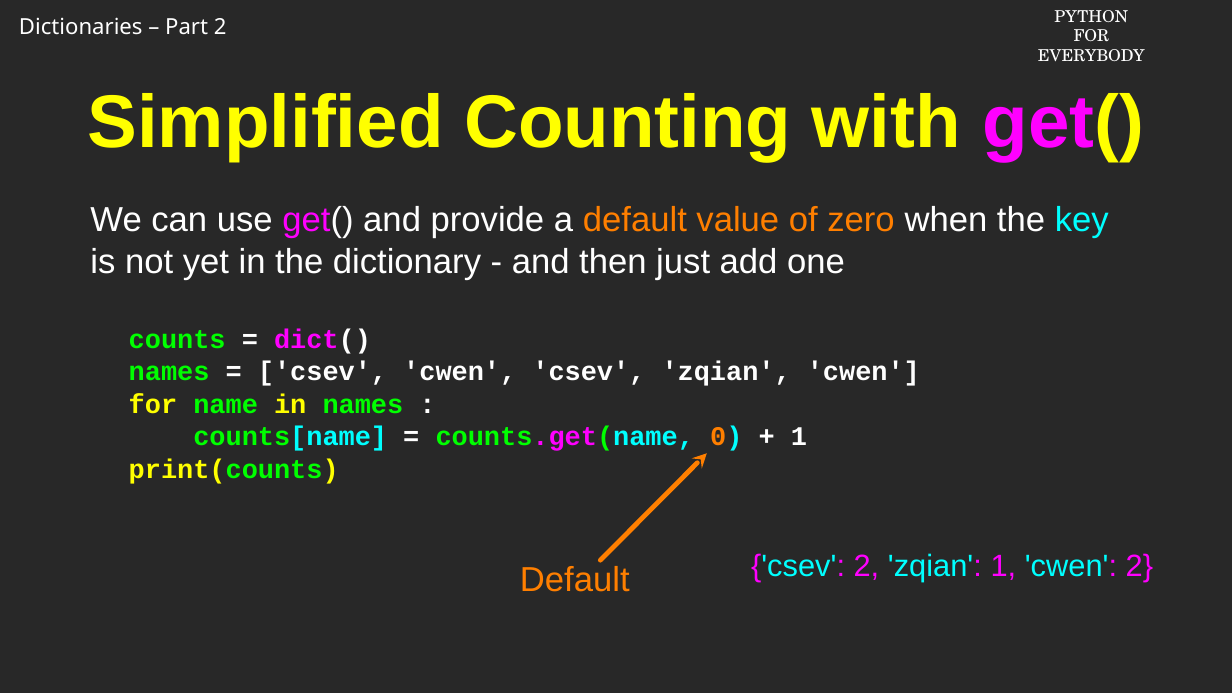
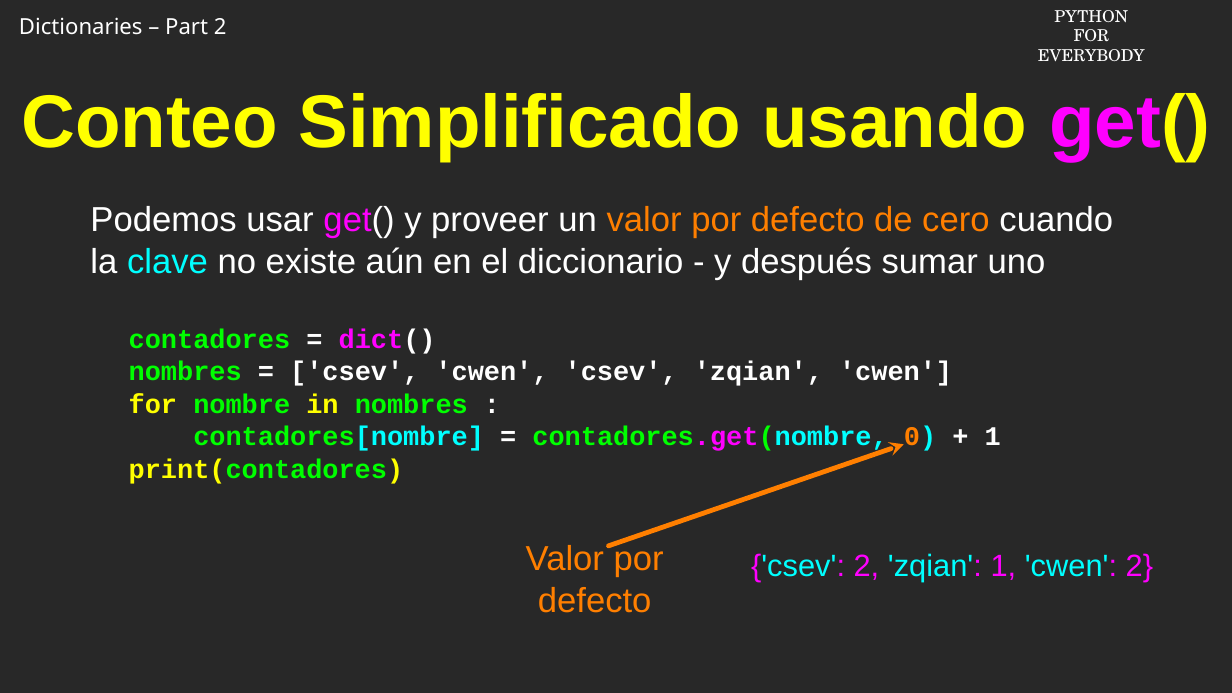
Before and after one commit to csev/py4e, a slide deck: slide 8 of ai/9.2.pptx. Drawn at 1232x693 pixels with LibreOffice and Linux fonts; fonts in the diff are those of the drawing; background and template pictures are left out. Boxes give left, top, right and bottom in pixels: in the first picture for what was removed or moved away, otherwise in the second. Text is boxed around its words. In the diff, an @@ line names an element or a change of style, - is before the commit and + after.

```diff
--- a/ai/9.2.pptx
+++ b/ai/9.2.pptx
@@ title at (21,93,1211,161): text changed @@
-Simplified Counting with get()
+Conteo Simplificado usando get()
@@ text at (90,206,1113,280): text changed @@
-We can use get() and provide a default value of zero when the key is not yet in the dictionary - and then just add one
+Podemos usar get() y proveer un valor por defecto de cero cuando la clave no existe aún en el diccionario - y después sumar uno
@@ text at (129,329,1001,484): text changed; text colour #FFFFFF to #00FF00 @@
-counts = dict()
-names = ['csev', 'cwen', 'csev', 'zqian', 'cwen']
-for name in names :
-counts[name] = counts.get(name, 0) + 1
-print(counts)
+contadores = dict()
+nombres = ['csev', 'cwen', 'csev', 'zqian', 'cwen']
+for nombre in nombres :
+contadores[nombre] = contadores.get(nombre, 0) + 1
+print(contadores)
@@ arrow moved from (707, 453) - (600, 560) to (904, 444) - (608, 546) @@
@@ text at (526,542,664,613): text changed @@
-Default
+Valor por defecto
```
Also in this commit, not shown: 8 other slides changed.
